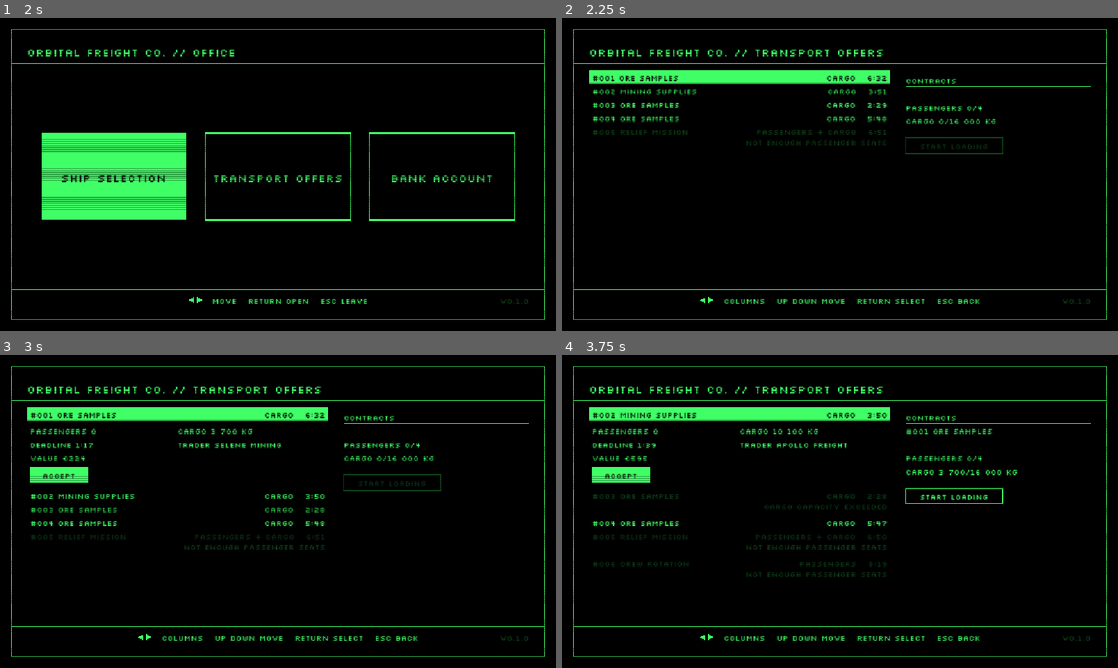
Above: before the commit, frames 1-4 (two rows, left to right).
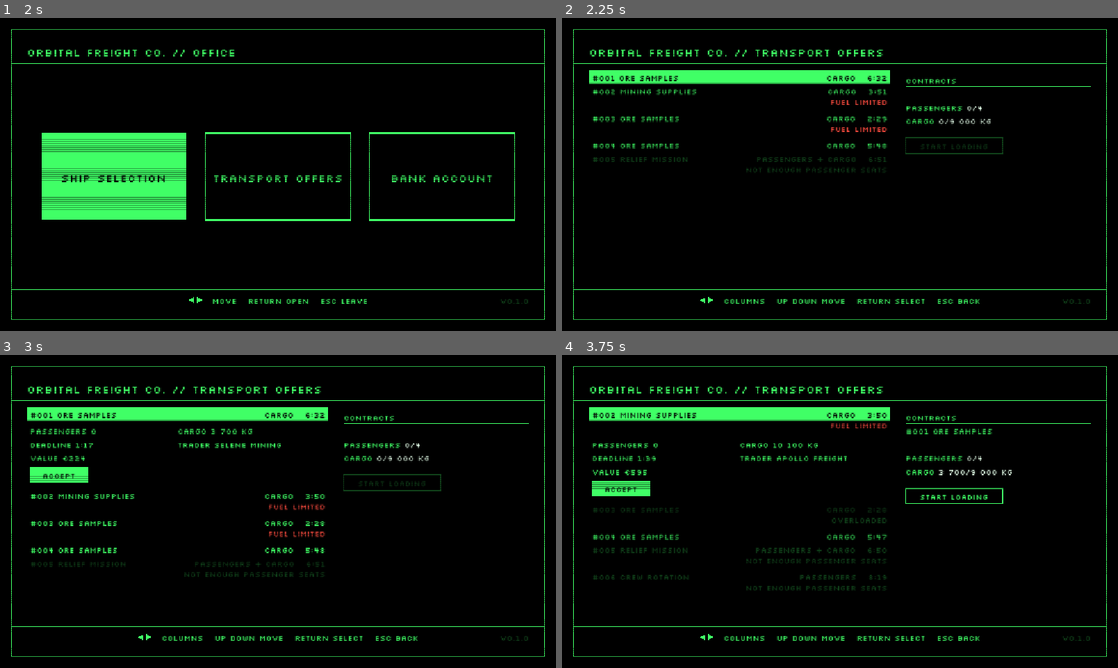
Above: after the commit, the same moments.

Repository: pkopczynski/lunar-lander
Game: Godot game, scene res://main.tscn
Two runs of this game, one before a commit and one after it. Both use one fixed random seed, a clock stepped at 60 frames per second and the inputs below.
Inputs (mouse positions are in pixels of both pictures, inside the frame that each line leads up to):
- Up to frame 1 (2 s): tap Enter (ui_accept) at 0.5, 1.35, 1.52, 1.82 s; move the mouse to (400, 158) at 0.52 s; hold Right (ui_right) 0.53-1.28 s; hold Enter (ui_accept) 0.53-1.28 s; click (400, 158) at 0.67 s; move the mouse to (166, 190) at 1.27 s; hold Down (ui_down) from 1.28 s (still down)
- Up to frame 2 (2.25 s): move the mouse to (895, 105) at 2.02 s; release Down (ui_down) at 2.03 s; hold Right (ui_right) from 2.03 s (still down); hold Enter (ui_accept) from 2.03 s (still down)
- Up to frame 3 (3 s): tap R (restart) at 2.75 s; move the mouse to (250, 574) at 2.77 s; release Right (ui_right) at 2.78 s; release Enter (ui_accept) at 2.78 s; hold Up (ui_up) from 2.78 s (still down); tap Enter (ui_accept) at 2.85 s; click (250, 574) at 2.92 s
- Up to frame 4 (3.75 s): tap Enter (ui_accept) at 3.02, 3.32 s; move the mouse to (1006, 558) at 3.52 s; release Up (ui_up) at 3.53 s; hold Left (ui_left) from 3.53 s (still down); hold Enter (ui_accept) from 3.53 s (still down)

Frame 1 is identical in both runs. In frame 2, 1.5% of the frame differs, in the area x 5-78%, y 26-50%; in frame 3, 1.5%; in frame 4, 4.2%, in the area x 5-82%, y 21-76%.

Commit message:
feat: show the full-Tank cargo and flag OVERLOADED and FUEL LIMITED offers
The CARGO line now compares accepted cargo against the cargo that still
leaves room for a full Tank (ShipType.full_tank_cargo, reusable per ship
type with 0 passengers), turning red together with FUEL LIMITED. Offers past
the maximum capacity read OVERLOADED; fitting offers that would limit fuel
stay acceptable with a red FUEL LIMITED note.

Co-Authored-By: Claude Opus 5.5 <noreply@anthropic.com>

Diff:
--- a/office.gd
+++ b/office.gd
@@ -40,6 +40,9 @@
 const GREEN := Color(0.25, 1.0, 0.4)
 const DIM_GREEN := Color(0.25, 1.0, 0.4, 0.25)
 const BLACK := Color.BLACK
+# Values next to green labels, and values over a limit.
+const WHITE := Color(0.9, 1.0, 0.92)
+const RED := Color(1.0, 0.3, 0.25)
 const SCANLINE_COLOR := Color(0.0, 0.0, 0.0, 0.35)
 const SCANLINE_SPACING := 4.0
 
--- a/ship_type.gd
+++ b/ship_type.gd
@@ -13,7 +13,7 @@
 var maximum_weight: float
 var tank: float
 var passenger_seats: int
-# The most cargo it can carry, in kg.
+# The maximum capacity: the most cargo it can carry at all, in kg.
 var cargo_capacity: float
 # Thrust acceleration in px/s² at the reference mass.
 var thrust: float
@@ -30,6 +30,13 @@
 static var MULE := mule()
 static var HALO := halo()
 static var ALL: Array[ShipType] = [SPARROW, MULE, HALO]
+
+
+# The full-Tank cargo: the cargo that, with these passengers aboard, still leaves room for a
+# full Tank under the Maximum weight, never above the maximum capacity.
+func full_tank_cargo(passengers := 0) -> float:
+	return clampf(maximum_weight - default_dry_mass - tank - passengers * TransportOffer.PASSENGER_MASS,
+		0.0, cargo_capacity)
 
 
 static func sparrow() -> ShipType:
--- /dev/null
+++ b/tests/test_capacity.gd
@@ -0,0 +1,80 @@
+extends "res://tests/scene_test.gd"
+# The two cargo limits on the Transport offers screen: the full-Tank cargo (the cargo that
+# still leaves room for a full Tank) and the maximum capacity (the hard limit).
+
+
+func test_the_cargo_line_compares_against_the_full_tank_cargo_of_each_ship_type() -> void:
+	await open_transport_offers()
+	check("CARGO 0/7 000 KG" in offers().summary(), "an empty Sparrow's full-Tank cargo, got %s" % offers().summary())
+	for expected: Array in [[ShipType.HALO, "CARGO 0/10 000 KG"], [ShipType.MULE, "CARGO 0/9 000 KG"]]:
+		await switch_ship(expected[0])
+		check(expected[1] in offers().summary(), "%s's full-Tank cargo should read %s, got %s" % [expected[0].name, expected[1], offers().summary()])
+
+
+func test_the_full_tank_cargo_drops_by_each_accepted_passengers_mass() -> void:
+	var crew := known_offer(3, 0.0)
+	economy().put_offer(crew)
+	await open_transport_offers()
+	await accept(crew)
+	check("CARGO 0/6 760 KG" in offers().summary(), "3 passengers should take 240 kg off the full-Tank cargo, got %s" % offers().summary())
+
+
+func test_cargo_past_the_full_tank_cargo_is_accepted_and_turns_red_with_fuel_limited() -> void:
+	var at_the_line := known_offer(0, 7000.0)
+	var past_it := known_offer(0, 500.0)
+	for offer in [at_the_line, past_it]:
+		economy().put_offer(offer)
+	await open_transport_offers()
+	await accept(at_the_line)
+	check(offers().red_summary_lines().is_empty(), "the full-Tank cargo itself should show nothing red, got %s" % offers().red_summary_lines())
+	check(not has_fuel_limited(offers().summary()), "no FUEL LIMITED at the full-Tank cargo, got %s" % offers().summary())
+	await accept(past_it)
+	var red := offers().red_summary_lines()
+	check(red == PackedStringArray(["CARGO 7 500/7 000 KG", "FUEL LIMITED: 4 500/5 000 KG"]),
+		"CARGO and FUEL LIMITED should both be red past the full-Tank cargo, red %s of %s" % [red, offers().summary()])
+
+
+func test_an_offer_past_the_maximum_capacity_reads_overloaded_and_cant_be_accepted() -> void:
+	var too_heavy := known_offer(0, 8100.0)
+	economy().put_offer(too_heavy)
+	await open_transport_offers()
+	check(reason_for(too_heavy) == "OVERLOADED", "8 100 kg on a Sparrow should read OVERLOADED, got %s" % reason_for(too_heavy))
+	check(red_note_for(too_heavy) == "", "an overloaded offer gets no FUEL LIMITED note, got %s" % red_note_for(too_heavy))
+	await open_details(too_heavy)
+	await press(&"ui_accept")
+	check(office().popup == Office.PopupKind.NONE, "ACCEPT on an overloaded offer should do nothing")
+
+
+func test_a_fitting_offer_that_would_limit_fuel_stays_lit_with_a_red_note_and_can_be_accepted() -> void:
+	var light := known_offer(0, 7000.0)
+	var heavy := known_offer(1, 7000.0)
+	for offer in [light, heavy]:
+		economy().put_offer(offer)
+	await open_transport_offers()
+	check(red_note_for(light) == "", "an offer that leaves a full Tank should have no note, got %s" % red_note_for(light))
+	check(reason_for(heavy) == "", "a heavy offer within the maximum capacity should stay lit, got %s" % reason_for(heavy))
+	check(red_note_for(heavy) == "FUEL LIMITED", "a heavy offer should note FUEL LIMITED in red, got %s" % red_note_for(heavy))
+	await accept(heavy)
+	check(has_fuel_limited(offers().summary()), "accepting it should limit the fuel, got %s" % offers().summary())
+
+
+func switch_ship(type: ShipType) -> void:
+	await press(&"ui_cancel")
+	await open_ship_selection()
+	await browse_to(type)
+	await press(&"ui_accept")
+	await press(&"ui_accept")
+	await open_transport_offers()
+
+
+func red_note_for(offer: TransportOffer) -> String:
+	var row := economy().offers.find(offer)
+	check(row != -1, "offer #%03d should be listed" % offer.number)
+	return offers().red_notes()[row] if row != -1 else "(not listed)"
+
+
+func has_fuel_limited(lines: PackedStringArray) -> bool:
+	for line in lines:
+		if line.begins_with("FUEL LIMITED"):
+			return true
+	return false
--- a/tests/test_contracts.gd
+++ b/tests/test_contracts.gd
@@ -92,7 +92,7 @@
 	check(reason_for(too_many) == "", "2 passengers should fit an empty Sparrow, got %s" % reason_for(too_many))
 	await accept(first)
 	check(reason_for(too_many) == "NOT ENOUGH PASSENGER SEATS", "2 more passengers than seats left should read NOT ENOUGH PASSENGER SEATS, got %s" % reason_for(too_many))
-	check(reason_for(too_heavy) == "CARGO CAPACITY EXCEEDED", "3 500 kg on 3 000 kg left should read CARGO CAPACITY EXCEEDED, got %s" % reason_for(too_heavy))
+	check(reason_for(too_heavy) == "OVERLOADED", "3 500 kg on 3 000 kg left should read OVERLOADED, got %s" % reason_for(too_heavy))
 	check(reason_for(fits) == "", "what's left should still take 1 passenger and 3 000 kg, got %s" % reason_for(fits))
 	await open_details(too_many)
 	await press(&"ui_accept")
@@ -106,11 +106,11 @@
 	var offer := known_offer(3, 2500.0)
 	economy().put_offer(offer)
 	await open_transport_offers()
-	check(offers().summary() == PackedStringArray(["PASSENGERS 0/4", "CARGO 0/8 000 KG"]),
+	check(offers().summary() == PackedStringArray(["PASSENGERS 0/4", "CARGO 0/7 000 KG"]),
 		"an empty Sparrow's summary, got %s" % offers().summary())
 	check(not offers().start_loading_enabled(), "START LOADING should be disabled with no Contracts")
 	await accept(offer)
-	check(offers().summary() == PackedStringArray(["PASSENGERS 3/4", "CARGO 2 500/8 000 KG"]),
+	check(offers().summary() == PackedStringArray(["PASSENGERS 3/4", "CARGO 2 500/6 760 KG"]),
 		"the summary should count the Contract, got %s" % offers().summary())
 	check(offers().start_loading_enabled(), "START LOADING should be enabled with a Contract")
 
--- a/tests/test_transport_offers.gd
+++ b/tests/test_transport_offers.gd
@@ -63,7 +63,7 @@
 		economy().put_offer(offer)
 	await open_transport_offers()
 	check(reason_for(too_many) == "NOT ENOUGH PASSENGER SEATS", "5 passengers on a Sparrow should read NOT ENOUGH PASSENGER SEATS, got %s" % reason_for(too_many))
-	check(reason_for(too_heavy) == "CARGO CAPACITY EXCEEDED", "8 100 kg on a Sparrow should read CARGO CAPACITY EXCEEDED, got %s" % reason_for(too_heavy))
+	check(reason_for(too_heavy) == "OVERLOADED", "8 100 kg on a Sparrow should read OVERLOADED, got %s" % reason_for(too_heavy))
 	check(reason_for(fits) == "", "a full Sparrow's Load should fit, even with less room for fuel, got %s" % reason_for(fits))
 	await press(&"ui_cancel")
 	await open_ship_selection()
--- a/transport_offer.gd
+++ b/transport_offer.gd
@@ -42,7 +42,7 @@
 	"Kepler Supply", "Apollo Freight", "Regolith & Sons", "Crater Works"]
 
 const NOT_ENOUGH_SEATS := "Not enough passenger seats"
-const CARGO_EXCEEDED := "Cargo capacity exceeded"
+const OVERLOADED := "Overloaded"
 
 
 # A delivered Contract's line in the Bank account, in euros.
@@ -90,7 +90,7 @@
 	if passengers > seats_left:
 		return NOT_ENOUGH_SEATS
 	if cargo_mass > cargo_left:
-		return CARGO_EXCEEDED
+		return OVERLOADED
 	return ""
 
 
--- a/transport_offers_screen.gd
+++ b/transport_offers_screen.gd
@@ -20,7 +20,8 @@
 # Text
 const ACCEPT_TEXT := "ACCEPT"
 const CONTRACTS_TEXT := "CONTRACTS"
-const FUEL_LIMITED_PREFIX := "FUEL LIMITED: "
+const FUEL_LIMITED_LABEL := "FUEL LIMITED:"
+const FUEL_LIMITED_NOTE := "FUEL LIMITED"
 const START_LOADING_TEXT := "START LOADING"
 const KG_SUFFIX := " KG"
 const OFFER_EXPIRED_TEXT := "OFFER EXPIRED"
@@ -174,17 +175,59 @@
 	return lines
 
 
-# Under the Contracts: seats and cargo taken, and FUEL LIMITED when the Load leaves less
-# room than a full Tank.
+# Under the Contracts: seats taken, cargo against the full-Tank cargo for the accepted
+# passengers, and FUEL LIMITED (the fuel cap over the Tank) once the Load leaves less room
+# than a full Tank, which is exactly when the cargo passes the full-Tank cargo.
 func summary() -> PackedStringArray:
+	var lines := PackedStringArray()
+	for part in summary_parts():
+		lines.append("%s %s" % [part[0], part[1]])
+	return lines
+
+
+# The summary lines whose value is red.
+func red_summary_lines() -> PackedStringArray:
+	var lines := PackedStringArray()
+	for part in summary_parts():
+		if part[3] == Office.RED:
+			lines.append("%s %s" % [part[0], part[1]])
+	return lines
+
+
+# Per row, the red note under a fitting offer that would leave less room than a full Tank
+# on top of the Contracts, or "".
+func red_notes() -> PackedStringArray:
+	var lines := PackedStringArray()
+	for offer in economy.offers:
+		lines.append(red_note(offer))
+	return lines
+
+
+func red_note(offer: TransportOffer) -> String:
+	if economy.misfit_reason(offer) != "" or not limits_fuel(economy.contract_load_mass() + offer.load_mass()):
+		return ""
+	return FUEL_LIMITED_NOTE
+
+
+# The summary as [label, value, label colour, value colour].
+func summary_parts() -> Array[Array]:
 	var ship := economy.lander
-	var lines := PackedStringArray([
-		"PASSENGERS %d/%d" % [economy.contract_passengers(), ship.ship_type.passenger_seats],
-		"CARGO " + kg_of(economy.contract_cargo(), ship.ship_type.cargo_capacity)])
-	var fuel_cap := ship.fuel_cap_for(economy.contract_load_mass())
-	if fuel_cap < ship.ship_type.tank:
-		lines.append(FUEL_LIMITED_PREFIX + kg_of(fuel_cap, ship.ship_type.tank))
-	return lines
+	var passengers := economy.contract_passengers()
+	var load_mass := economy.contract_load_mass()
+	var fuel_limited := limits_fuel(load_mass)
+	var parts: Array[Array] = [
+		["PASSENGERS", "%d/%d" % [passengers, ship.ship_type.passenger_seats], Office.GREEN, Office.WHITE],
+		["CARGO", kg_of(economy.contract_cargo(), ship.ship_type.full_tank_cargo(passengers)), Office.GREEN,
+			Office.RED if fuel_limited else Office.WHITE]]
+	if fuel_limited:
+		parts.append([FUEL_LIMITED_LABEL, kg_of(ship.fuel_cap_for(load_mass), ship.ship_type.tank),
+			Office.RED, Office.RED])
+	return parts
+
+
+func limits_fuel(load_mass: float) -> bool:
+	var ship := economy.lander
+	return ship.fuel_cap_for(load_mass) < ship.ship_type.tank
 
 
 func start_loading_enabled() -> bool:
@@ -230,6 +273,11 @@
 			office.draw_text(reason, Vector2(baseline.x, y + Office.TEXT_SIZE), Office.TEXT_SIZE, width,
 				HORIZONTAL_ALIGNMENT_RIGHT, Office.DIM_GREEN)
 			y += ROW_HEIGHT
+		var note := red_note(offer)
+		if note != "":
+			office.draw_text(note, Vector2(baseline.x, y + Office.TEXT_SIZE), Office.TEXT_SIZE, width,
+				HORIZONTAL_ALIGNMENT_RIGHT, Office.RED)
+			y += ROW_HEIGHT
 		if offer == expanded:
 			y = draw_details(offer, Vector2(baseline.x, y), width, reason == "")
 	if notice() != "":
@@ -258,9 +306,14 @@
 			office.terminal.draw_line(Vector2(area.position.x, y + ROW_PADDING),
 				Vector2(area.end.x, y + ROW_PADDING), Office.GREEN, Office.LINE_WIDTH)
 	y += ROW_HEIGHT
-	for line in summary():
+	for part in summary_parts():
 		y += ROW_HEIGHT
-		office.draw_text(line, Vector2(area.position.x, y), Office.TEXT_SIZE, area.size.x)
+		var label: String = part[0] + " "
+		office.draw_text(label, Vector2(area.position.x, y), Office.TEXT_SIZE, area.size.x,
+			HORIZONTAL_ALIGNMENT_LEFT, part[2])
+		var label_width := office.text_width(label, Office.TEXT_SIZE)
+		office.draw_text(part[1], Vector2(area.position.x + label_width, y), Office.TEXT_SIZE,
+			area.size.x - label_width, HORIZONTAL_ALIGNMENT_LEFT, part[3])
 	var button := Rect2(Vector2(area.position.x, y + ROW_HEIGHT), START_LOADING_SIZE)
 	var lit := Office.GREEN if start_loading_enabled() else Office.DIM_GREEN
 	var focused := focus == Column.CONTRACTS
Not shown, added: tests/test_capacity.gd.uid
Not shown, changed: GLOSSARY.md
